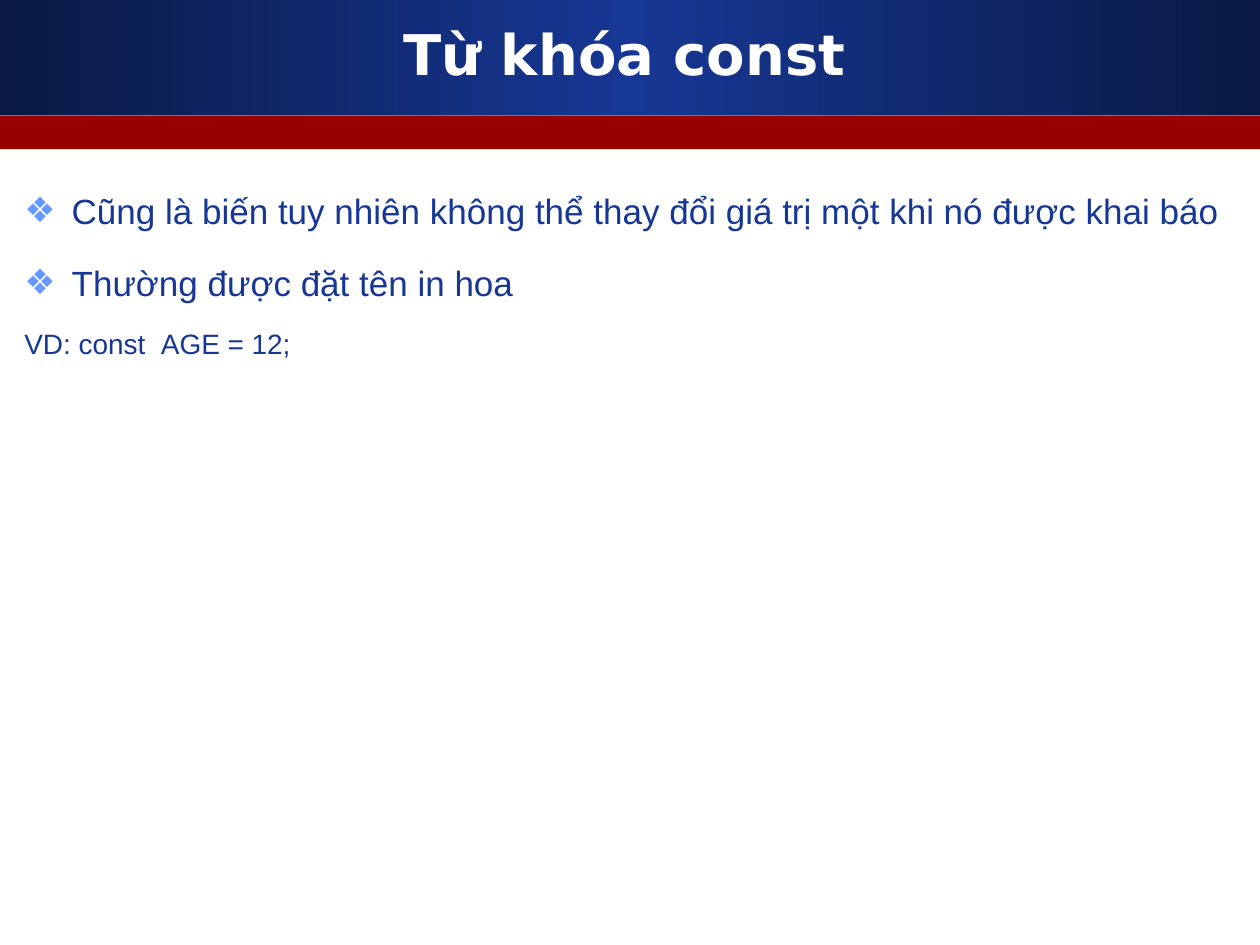
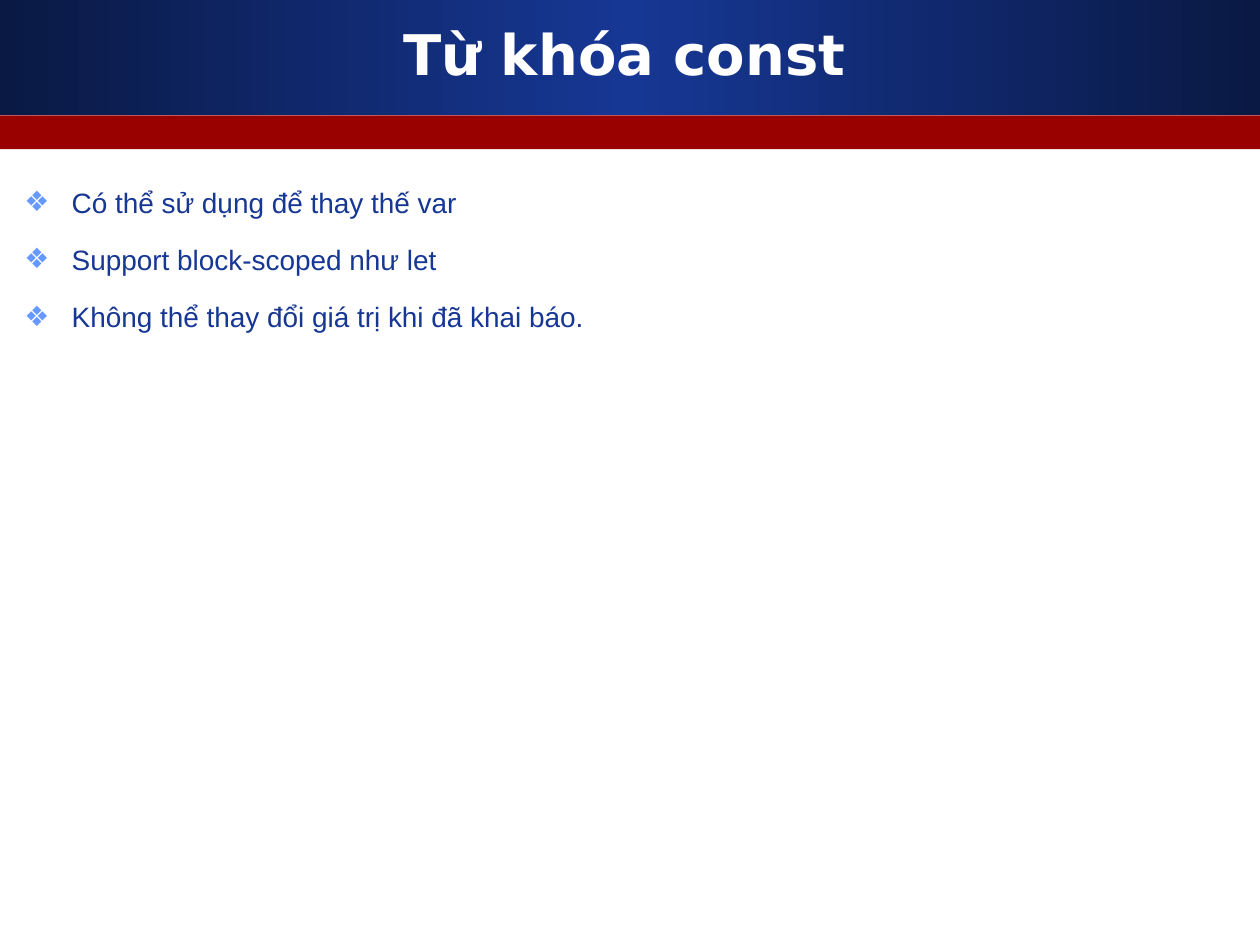
Before and after one commit to nguyenvietmanhit/PHP0921E2_SKDA, a slide deck: slide 20 of Day03_CD2_Javascript_Basic_1/Slides/1_Javascript_can_ban_phan_1.ppt (slide 9 before the commit). Drawn at 1260x945 pixels with LibreOffice and Linux fonts; fonts in the diff are those of the drawing. Boxes give left, top, right and bottom in pixels: in the first picture for what was removed or moved away, otherwise in the second. Text is boxed around its words. In the diff, an @@ line names an element or a change of style, - is before the commit and + after.

```diff
--- a/Day03_CD2_Javascript_Basic_1/Slides/1_Javascript_can_ban_phan_1.ppt
+++ b/Day03_CD2_Javascript_Basic_1/Slides/1_Javascript_can_ban_phan_1.ppt
@@ text at [72, 191, 583, 333]: text changed; size 20 to 16 pt @@
-❖ Cũng là biến tuy nhiên không thể thay đổi giá trị một khi nó được khai báo
-❖ Thường được đặt tên in hoa
-VD: const AGE = 12;
+❖ Có thể sử dụng để thay thế var
+❖ Support block-scoped như let
+❖ Không thể thay đổi giá trị khi đã khai báo.
```
Also in this commit, not shown: 3 other slides changed, 5 slides added, 1 slide removed, 1 other file.
